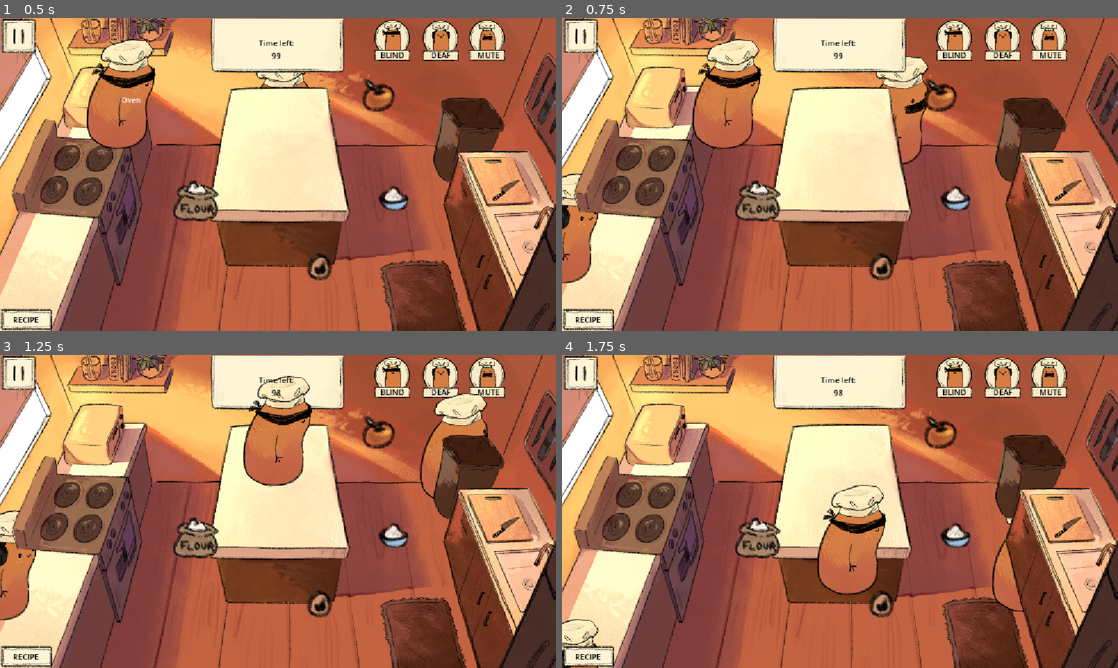
Above: before the commit, frames 1-4 (two rows, left to right).
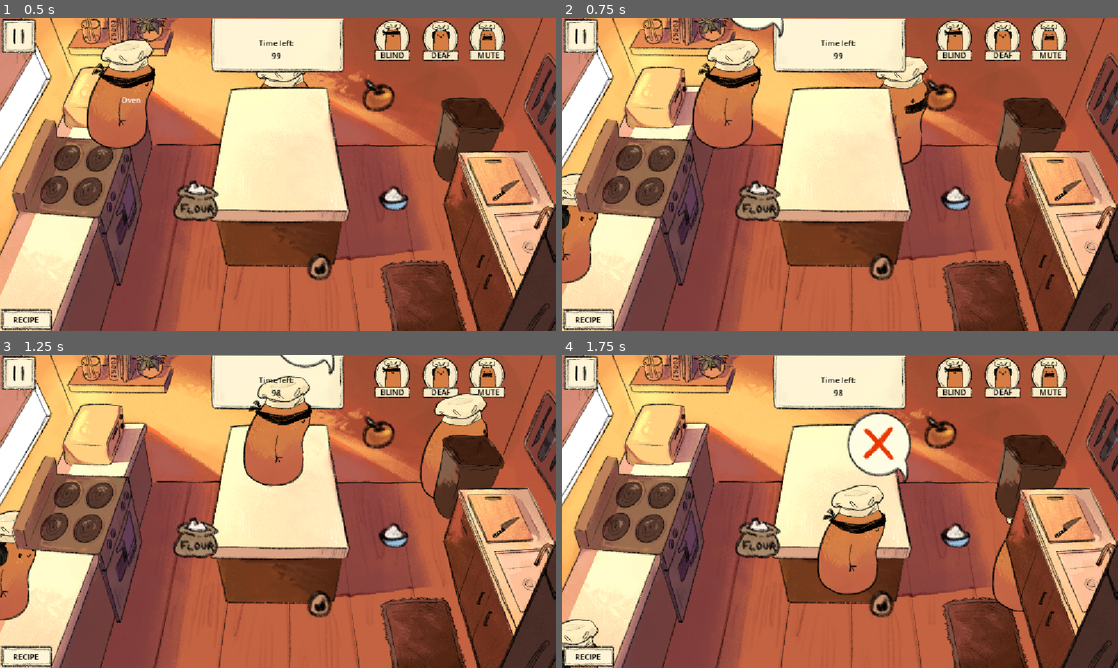
Above: after the commit, the same moments.

Repository: tszyana/SenselessChefs
Game: Godot game, scene res://scenes/kitchen.tscn
The game is run twice, just before and just after one commit, with the same random seed, the same clock (stepped at 60 frames per second) and the same inputs. This scene is started directly instead of the project's main scene. The engine's default icon, where the game draws it, is replaced by a stand-in: a white triangle on a blue panel in a dark square.
Inputs:
- Up to frame 1 (0.5 s): no input
- Up to frame 2 (0.75 s): hold D (right) from 0.53 s (still down); hold E (interact) from 0.53 s (still down)
- Up to frame 3 (1.25 s): keep holding D (right); keep holding E (interact)
- Up to frame 4 (1.75 s): release D (right) at 1.28 s; release E (interact) at 1.28 s; hold S (down) from 1.28 s (still down); tap 6 (happy) at 1.35 s; tap E (interact) at 1.55 s

Frame 1 is identical in both runs. In frame 2, 0.3% of the frame differs, in the area x 30-40%, y 0-7%; in frame 3, 0.2%; in frame 4, 1.9%, in the area x 51-63%, y 18-41%.
Error in both runs: Out of bounds get index '1' (on base: 'Dictionary') (res://scripts/game_state.gd:49)

Commit message:
added X message bubble to things that fail

Diff:
--- a/scenes/Player/player_blind.tscn
+++ b/scenes/Player/player_blind.tscn
@@ -7,6 +7,7 @@
 [ext_resource type="PackedScene" uid="uid://b6wyyexfj4133" path="res://scenes/Interactables/interacting_component.tscn" id="3_sfju2"]
 [ext_resource type="Texture2D" uid="uid://dojt14oroevpb" path="res://scenes/Images/Gestures/Blind potato cooking pot.png" id="4_xxg4r"]
 [ext_resource type="Texture2D" uid="uid://cqnkam8x6jtyf" path="res://scenes/Images/Gestures/Blind potato oven.png" id="5_evyjb"]
+[ext_resource type="PackedScene" uid="uid://d4ndqv2dxs67x" path="res://scenes/message_bubble.tscn" id="8_evyjb"]
 
 [sub_resource type="CircleShape2D" id="CircleShape2D_0wdwo"]
 radius = 131.03435
@@ -39,5 +40,8 @@
 [node name="HandPosition" type="Marker2D" parent="." unique_id=674018565]
 position = Vector2(0, -81)
 
+[node name="MessageBubble" parent="." unique_id=196493097 instance=ExtResource("8_evyjb")]
+position = Vector2(57, -191)
+
 [connection signal="area_entered" from="VisionArea" to="." method="_on_vision_area_area_entered"]
 [connection signal="area_exited" from="VisionArea" to="." method="_on_vision_area_area_exited"]
--- /dev/null
+++ b/scenes/message_bubble.tscn
@@ -0,0 +1,10 @@
+[gd_scene format=3 uid="uid://d4ndqv2dxs67x"]
+
+[ext_resource type="Script" uid="uid://cxwall6stmkg7" path="res://scripts/message_bubble.gd" id="1_6h6s8"]
+[ext_resource type="Texture2D" uid="uid://1nlxtkbgfhk7" path="res://scenes/Images/Kitchen/Bubbles/X bubble.png" id="1_dowyy"]
+
+[node name="MessageBubble" type="Node2D" unique_id=196493097]
+script = ExtResource("1_6h6s8")
+
+[node name="Sprite2D" type="Sprite2D" parent="." unique_id=1156467254]
+texture = ExtResource("1_dowyy")
--- a/scripts/chopping_board.gd
+++ b/scripts/chopping_board.gd
@@ -22,15 +22,18 @@
 	progress_bar.hide()
 
 func _on_interact():
+	var player = get_tree().get_first_node_in_group("player_blind")
+
 	if current_combo_index >= COMBOS.size():
-		print("All recipes are completed")
+		#print("All recipes are completed")
+		player.message_bubble.show_message()
 		return
 
 	# if player is holding object??
-	var player = get_tree().get_first_node_in_group("player_blind")
 
 	if not player.carrying_item:
-		print("Not holding anything u dummy")
+		#print("Not holding anything u dummy")
+		player.message_bubble.show_message()
 		return
 
 	var item = player.remove_item()
@@ -42,7 +45,7 @@
 	# wrong ingredient
 	if item.item_name != expected_ingredient:
 		make_trash(item)
-		print("Wrong ingredient doofus")
+		#print("Wrong ingredient doofus")
 		return
 
 	# if correct, then move item to chopping board
@@ -62,13 +65,13 @@
 		player.can_move = false
 		interactable.is_interactable = false
 
-		print("Chopping", item.item_name) # placeholder for sprite change??
+		#print("Chopping", item.item_name) # placeholder for sprite change??
 		player.state = player.State.CHOP
 		await get_tree().create_timer(chop_time).timeout
 
 		var result_name = COMBOS.keys()[current_combo_index]
 		make_result(result_name)
-		print("Completed")
+		#print("Completed")
 
 		current_combo_index += 1
 		current_ingredient_index = 0
--- /dev/null
+++ b/scripts/message_bubble.gd
@@ -0,0 +1,16 @@
+extends Node2D
+class_name MessageBubble
+
+@onready var sprite_2d: Sprite2D = $Sprite2D
+@export var appear_time := 1.5
+
+
+# Called when the node enters the scene tree for the first time.
+func _ready() -> void:
+	hide()
+
+
+func show_message() -> void:
+	show()
+	await get_tree().create_timer(appear_time).timeout
+	hide()
--- a/scripts/oven.gd
+++ b/scripts/oven.gd
@@ -18,15 +18,18 @@
 	progress_bar.hide()
 
 func _on_interact():
+	var player = get_tree().get_first_node_in_group("player_blind")
+
 	if current_combo_index >= COMBOS.size():
-		print("All recipes are completed")
+		#print("All recipes are completed")
+		player.message_bubble.show_message()
 		return
 
 	# if player is holding object??
-	var player = get_tree().get_first_node_in_group("player_blind")
 
 	if not player.carrying_item:
-		print("Not holding anything u dummy")
+		#print("not carrying anything")
+		player.message_bubble.show_message()
 		return
 
 	var item = player.remove_item()
@@ -38,7 +41,8 @@
 	# wrong ingredient
 	if item.item_name != expected_ingredient:
 		make_trash(item)
-		print("Wrong ingredient doofus")
+		#print("Wrong ingredient doofus")
+		player.message_bubble.show_message()
 		return
 
 	# if correct, then move item to chopping board
@@ -58,7 +62,7 @@
 		player.can_move = false
 		interactable.is_interactable = false
 
-		print("Baking ", item.item_name) # placeholder for sprite change??
+		#print("Baking ", item.item_name) # placeholder for sprite change??
 		player.state = player.state.BAKE
 		await get_tree().create_timer(bake_time).timeout
 
@@ -68,7 +72,7 @@
 		if result_name == "apple_pie":
 			end_game()
 
-		print("Completed")
+		#print("Completed")
 
 		current_combo_index += 1
 		current_ingredient_index = 0
--- a/scripts/player_blind.gd
+++ b/scripts/player_blind.gd
@@ -4,6 +4,7 @@
 @onready var hand_position: Marker2D = $HandPosition
 @onready var kitchen: Node2D = $"../.."
 @onready var sprite_2d: Sprite2D = $Sprite2D
+@onready var message_bubble: MessageBubble = $MessageBubble
 
 @export var holding_sprite: Texture2D
 @export var chopping_sprite: Texture2D
--- a/scripts/stove.gd
+++ b/scripts/stove.gd
@@ -20,15 +20,18 @@
 	progress_bar.hide()
 
 func _on_interact():
+	var player = get_tree().get_first_node_in_group("player_blind")
+
 	if current_combo_index >= COMBOS.size():
-		print("All recipes are completed")
+		#print("All recipes are completed")
+		player.message_bubble.show_message()
 		return
 
-	# if player is holding object??
-	var player = get_tree().get_first_node_in_group("player_blind")
+
 
 	if not player.carrying_item:
-		print("Not holding anything u dummy")
+		#print("Not holding anything u dummy")
+		player.message_bubble.show_message()
 		return
 
 	var item = player.remove_item()
@@ -40,7 +43,7 @@
 	# wrong ingredient
 	if item.item_name != expected_ingredient:
 		make_trash(item)
-		print("Wrong ingredient doofus")
+		#print("Wrong ingredient doofus")
 		return
 
 	# if correct, then move item to chopping board
@@ -60,13 +63,13 @@
 		player.can_move = false
 		interactable.is_interactable = false
 
-		print("Stirring", item.item_name) # placeholder for sprite change??
+		#print("Stirring", item.item_name) # placeholder for sprite change??
 		player.state = player.State.STIR
 		await get_tree().create_timer(stir_time).timeout
 
 		var result_name = COMBOS.keys()[current_combo_index]
 		make_result(result_name)
-		print("Completed")
+		#print("Completed")
 
 		current_combo_index += 1
 		current_ingredient_index = 0
--- a/scripts/trash_can.gd
+++ b/scripts/trash_can.gd
@@ -11,11 +11,11 @@
 	var player = get_tree().get_first_node_in_group("player_blind")
 
 	if not player.carrying_item:
-		print("Nothing to throw u dummy")
+		#print("Nothing to throw u dummy")
+		player.message_bubble.show_message()
 		return
 	else:
-		print("Tossing into da trash")
+		#print("Tossing into da trash")
 		# get the pickable thing and delete it
-		player.carrying_item = false
-
-	interactable.is_interactable = false
+		var item = player.remove_item()
+		item.queue_free()
Not shown, added: scripts/message_bubble.gd.uid
